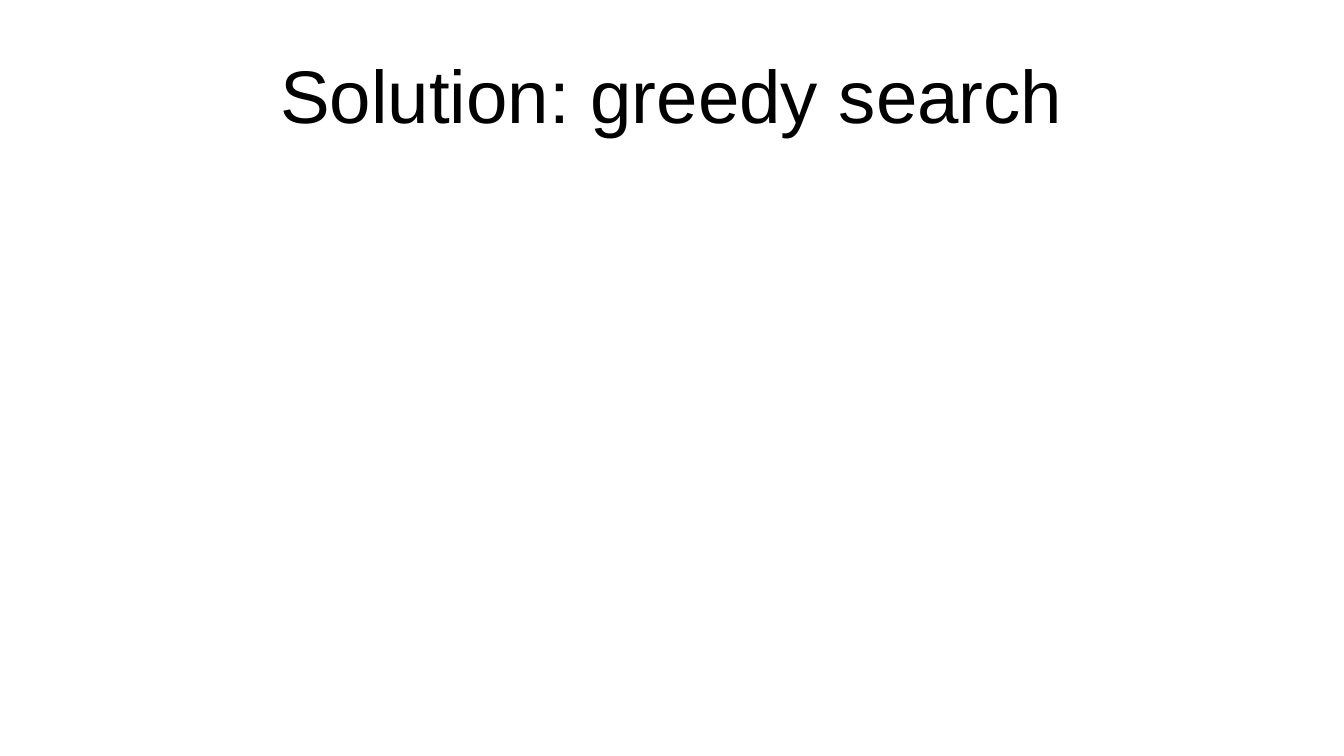
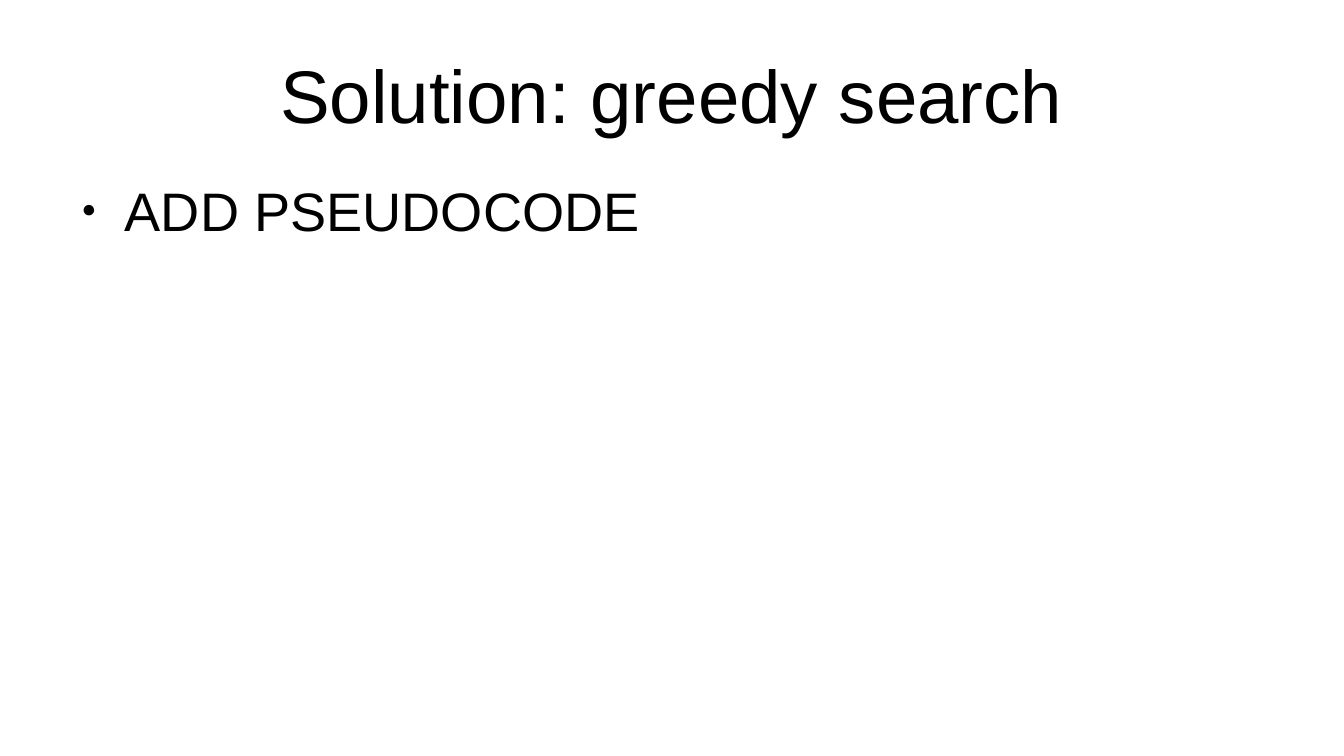
Before and after one commit to Maxisman/fortgeschrittene_Methoden_der_Bioinformatik, a slide deck: slide 8 of Presentation/Task2/Task2_slides.odp. Drawn at 1344x756 pixels with LibreOffice and Linux fonts; fonts in the diff are those of the drawing. Boxes give left, top, right and bottom in pixels: in the first picture for what was removed or moved away, otherwise in the second. Text is boxed around its words. In the diff, an @@ line names an element or a change of style, - is before the commit and + after.

Commit message:
added slides to presentation

```diff
--- a/Presentation/Task2/Task2_slides.odp
+++ b/Presentation/Task2/Task2_slides.odp
@@ text added at (125, 193, 639, 232), 32 pt, text #000000 @@
+● ADD PSEUDOCODE
```
Also in this commit, not shown: 3 slides added, 4 other files.
